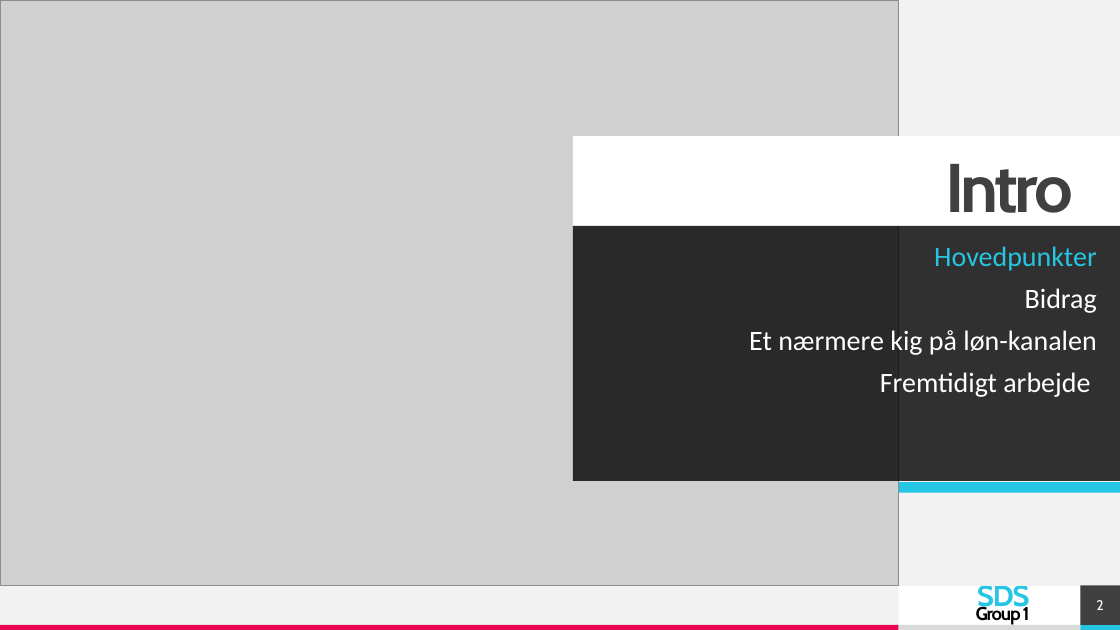
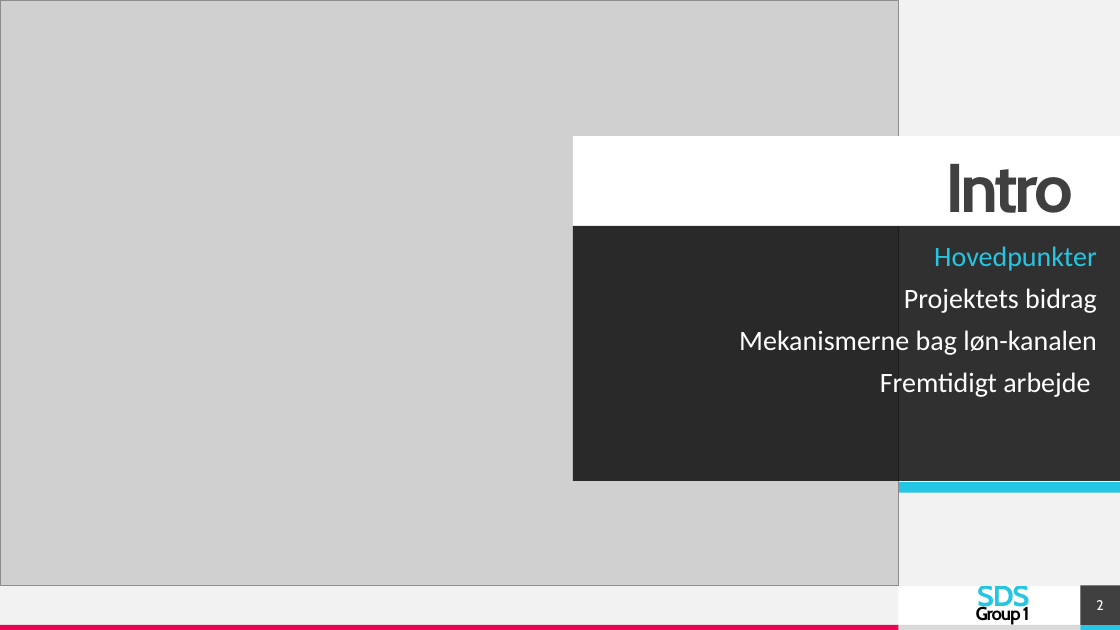
Before and after one commit to simonmig10/komp_r, a slide deck: slide 2 of PP-Eksamen.pptx. Drawn at 1120x630 pixels with LibreOffice and Linux fonts; fonts in the diff are those of the drawing; grey boxes stand for pictures. Boxes give left, top, right and bottom in pixels: in the first picture for what was removed or moved away, otherwise in the second. Text is boxed around its words. In the diff, an @@ line names an element or a change of style, - is before the commit and + after.

```diff
--- a/PP-Eksamen.pptx
+++ b/PP-Eksamen.pptx
@@ text at bbox=[739, 288, 1097, 355]: text changed @@
-Bidrag
-Et nærmere kig på løn-kanalen
+Projektets bidrag
+Mekanismerne bag løn-kanalen
```
Also in this commit, not shown: 3 other slides changed.
